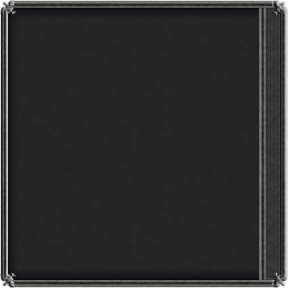
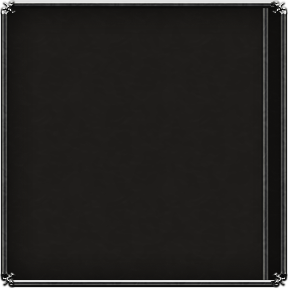
Revision of a layered 288 × 288 image; what changed, layer by layer:
renamed "Layer 5 copy" to "right copy", painted on it over (259, 5, 269, 283)
painted on "Layer 3" over (262, 5, 282, 281)
